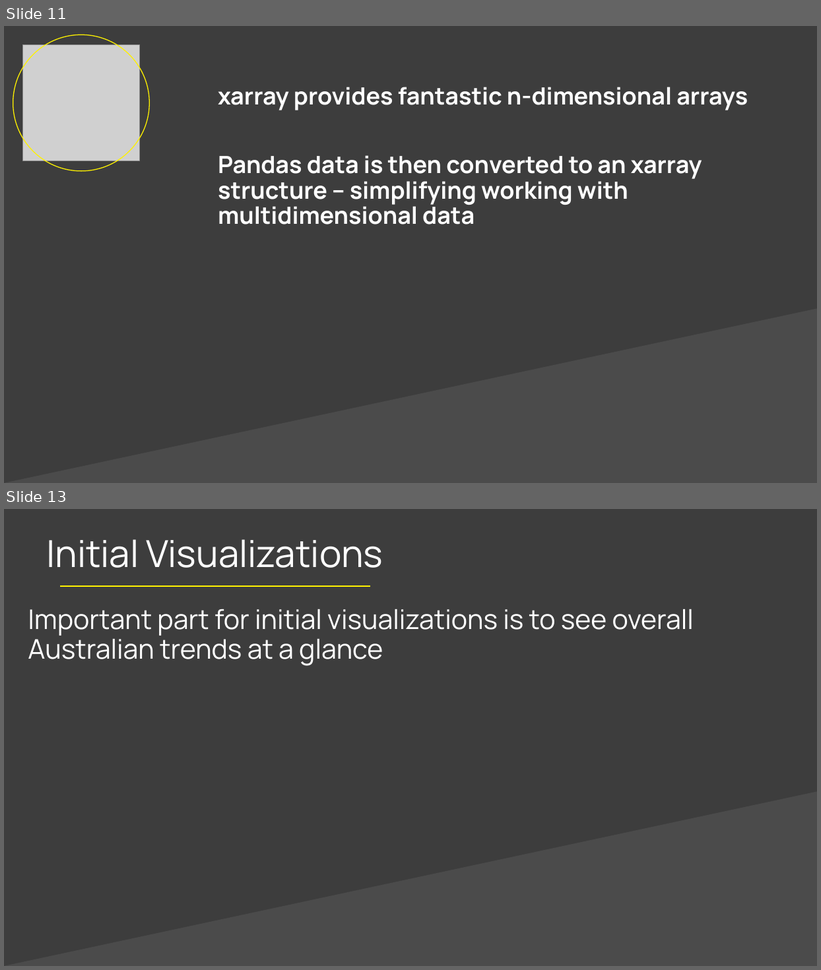
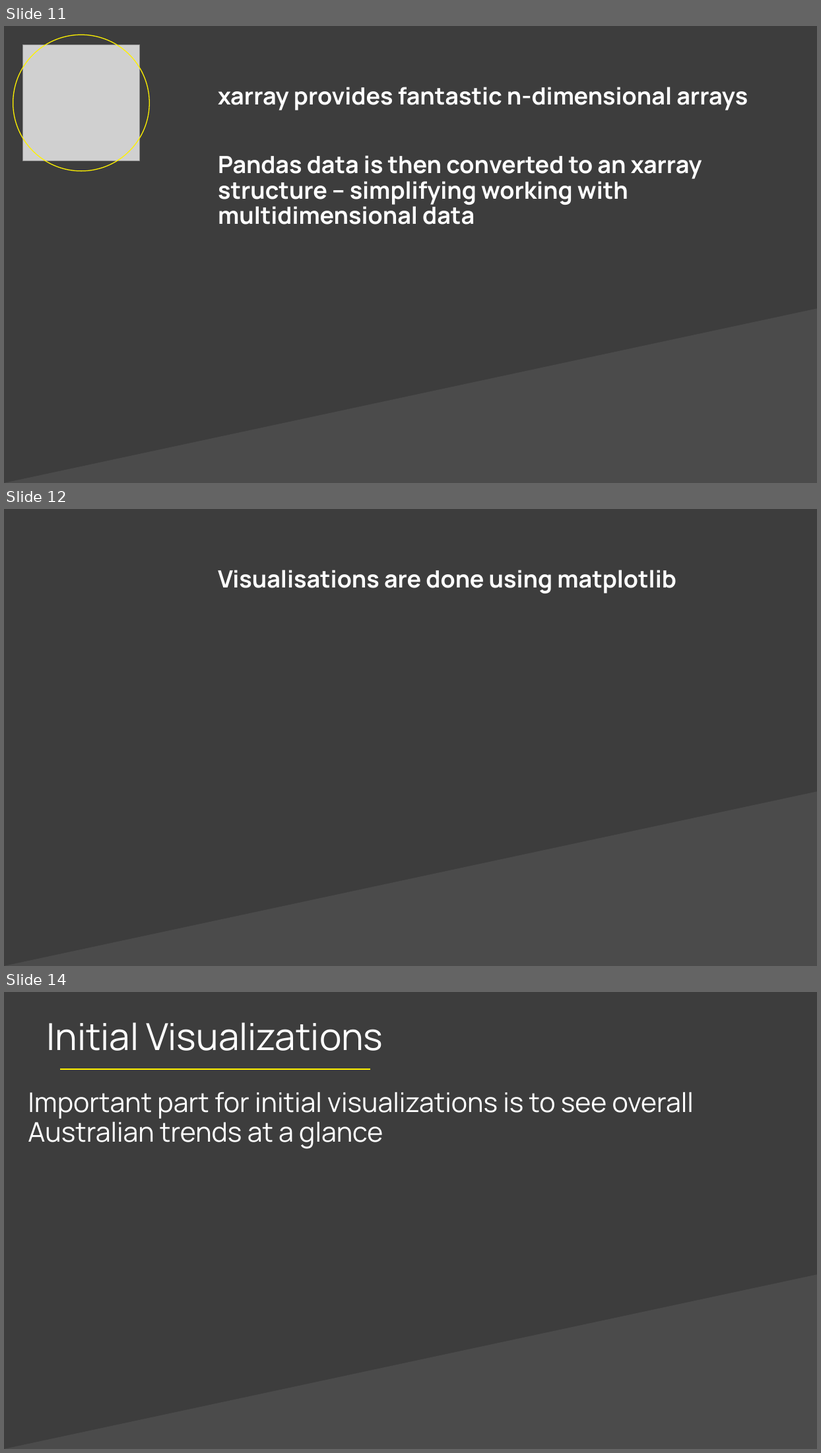
Before and after one commit to rafraser/COSC3000, a slide deck: Visualization/Project Presentation.pptx. Shown one above the other, each under a label of ours: slides 11 and 13 before the commit, slides 11, 12 and 14 after it; the slides between them are not shown. The pictures are 821x970 and 821x1453 pixels, drawn with LibreOffice and Linux fonts; fonts in the diff are those of the drawing; grey boxes stand for pictures; background and template pictures are left out. Boxes give left, top, right and bottom in pixels: in the first picture for what was removed or moved away, otherwise in the second. Text is boxed around its words. In the diff, an @@ line names an element or a change of style, - is before the commit and + after.

```diff
--- a/Visualization/Project Presentation.pptx
+++ b/Visualization/Project Presentation.pptx
@@ slide 12 added at [4,509,817,966], background #3D3D3D; not listed: 1 template element that a slide beside it also shows @@
@@ text added at [218,570,677,593], 28 pt, text #FFFFFF, bold @@
+Visualisations are done using matplotlib
@@ what was slide 13 is now slide 14 @@
```
Also in this commit, not shown: 1 slide changed, 1 other file.
